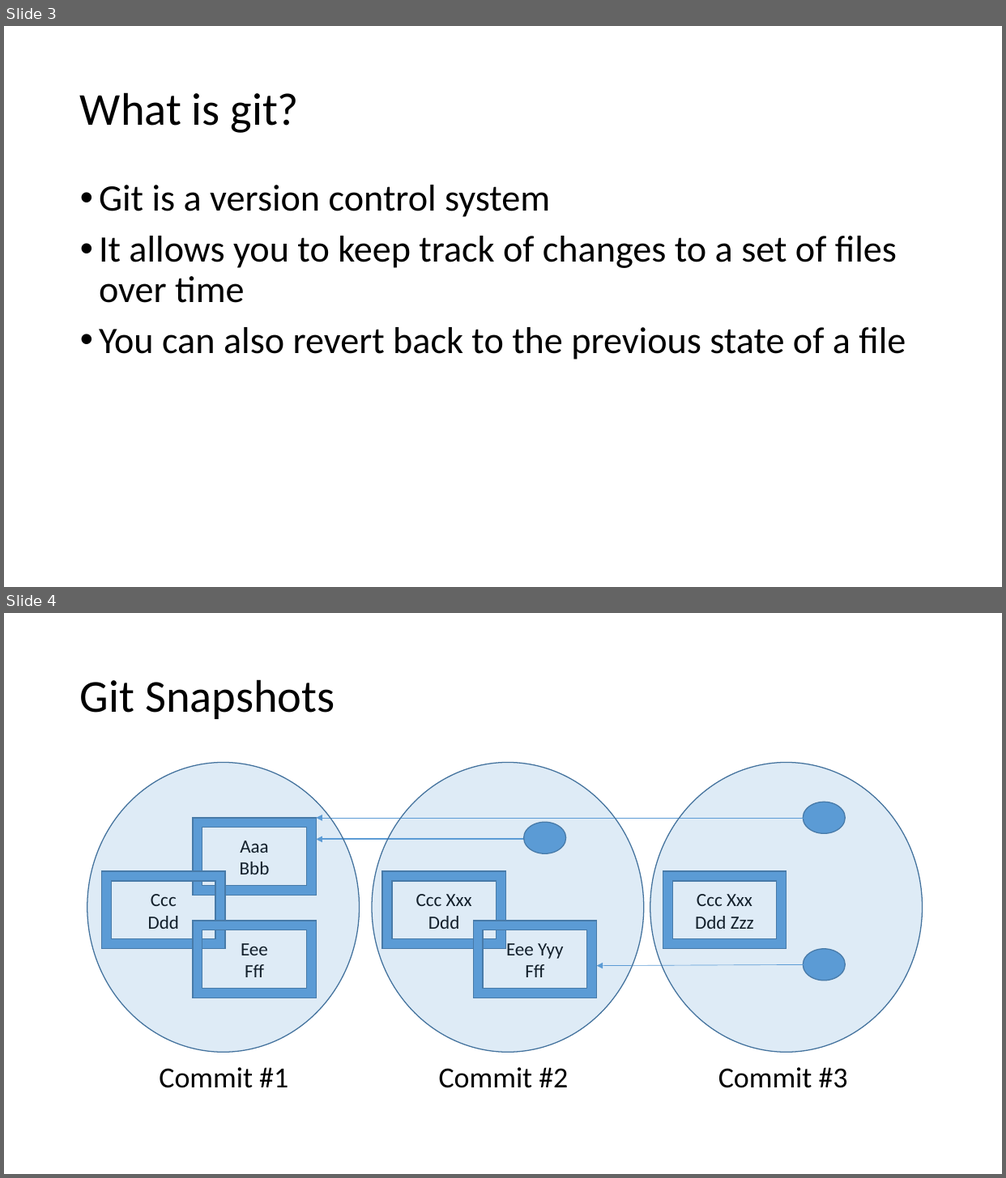
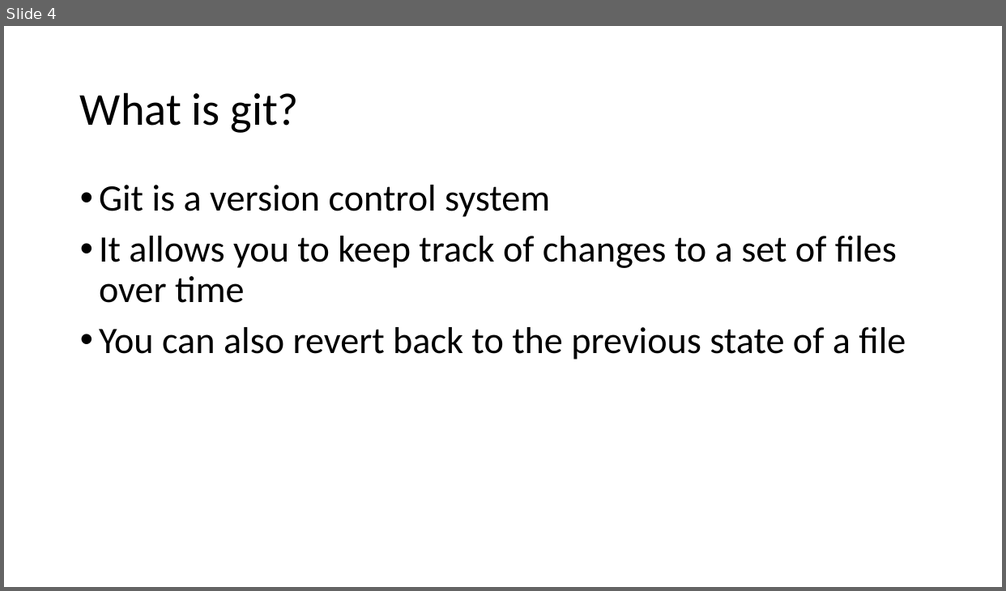
Before and after one commit to foss2serve/github-workflow-activity, a slide deck: tutorial1/Git-Tutorial1-CCSCNE-2016.pptx. Shown one above the other, each under a label of ours: slides 3 and 4 before the commit, slide 4 after it. The pictures are 1006x1178 and 1006x591 pixels, drawn with LibreOffice and Linux fonts; fonts in the diff are those of the drawing; background and template pictures are left out. Boxes give left, top, right and bottom in pixels: in the first picture for what was removed or moved away, otherwise in the second. Text is boxed around its words. In the diff, an @@ line names an element or a change of style, - is before the commit and + after.

```diff
--- a/tutorial1/Git-Tutorial1-CCSCNE-2016.pptx
+++ b/tutorial1/Git-Tutorial1-CCSCNE-2016.pptx
@@ slide 4 removed at [4,613,1002,1174], background #FFFFFF @@
@@ title removed at [80,679,334,719] @@
-Git Snapshots
@@ ellipse removed at [87,763,359,1053] @@
@@ ellipse removed at [372,763,643,1053] @@
@@ ellipse removed at [650,763,922,1053] @@
@@ ellipse removed at [803,803,845,834] @@
@@ frame removed at [193,818,316,896] @@
-Aaa
-Bbb
@@ arrow removed from (816, 818) to (316, 818) @@
@@ ellipse removed at [523,822,565,854] @@
@@ arrow removed from (541, 839) to (316, 839) @@
@@ frame removed at [102,871,226,949] @@
-Ccc
-Ddd
@@ frame removed at [382,871,505,949] @@
-Ccc Xxx
-Ddd
@@ frame removed at [663,871,786,949] @@
-Ccc Xxx
-Ddd Zzz
@@ frame removed at [193,921,316,999] @@
-Eee
-Fff
@@ frame removed at [473,921,597,999] @@
-Eee Yyy
-Fff
@@ ellipse removed at [803,949,845,981] @@
@@ arrow removed from (816, 965) to (597, 965) @@
@@ text removed at [159,1067,848,1088] @@
-Commit #1 Commit #2 Commit #3
@@ what was slide 3 is now slide 4 @@
```
Also in this commit, not shown: 1 slide changed, 2 slides added, 2 other slides removed, 1 other file.
